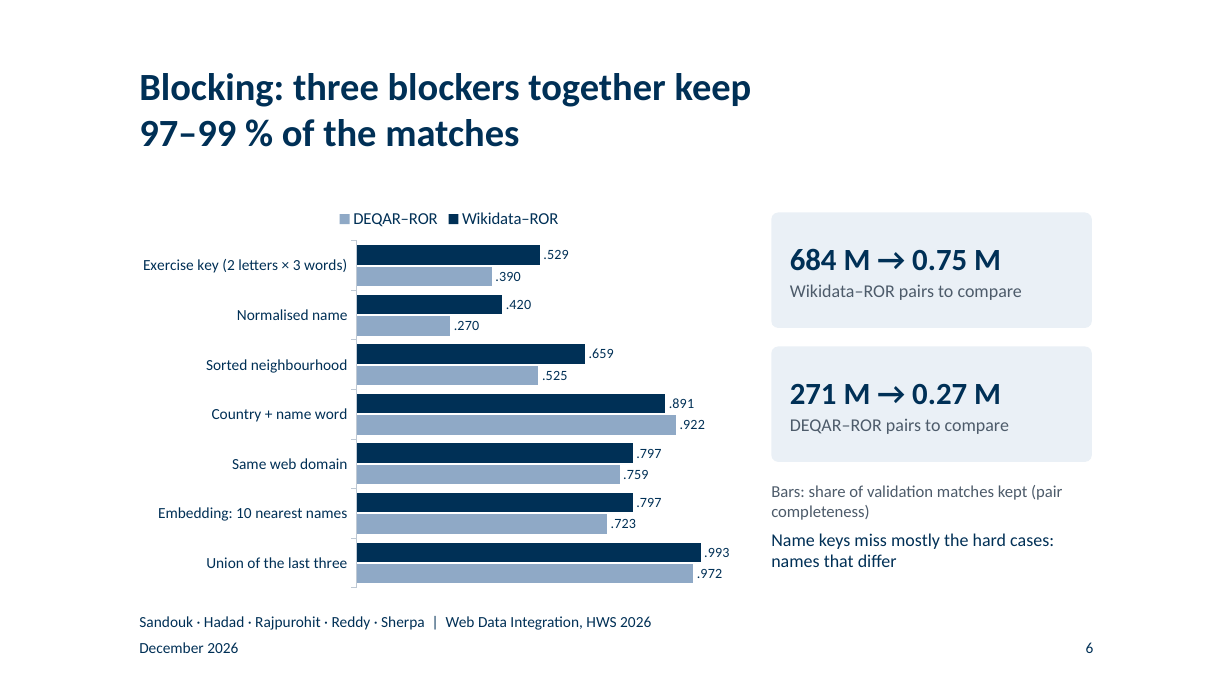
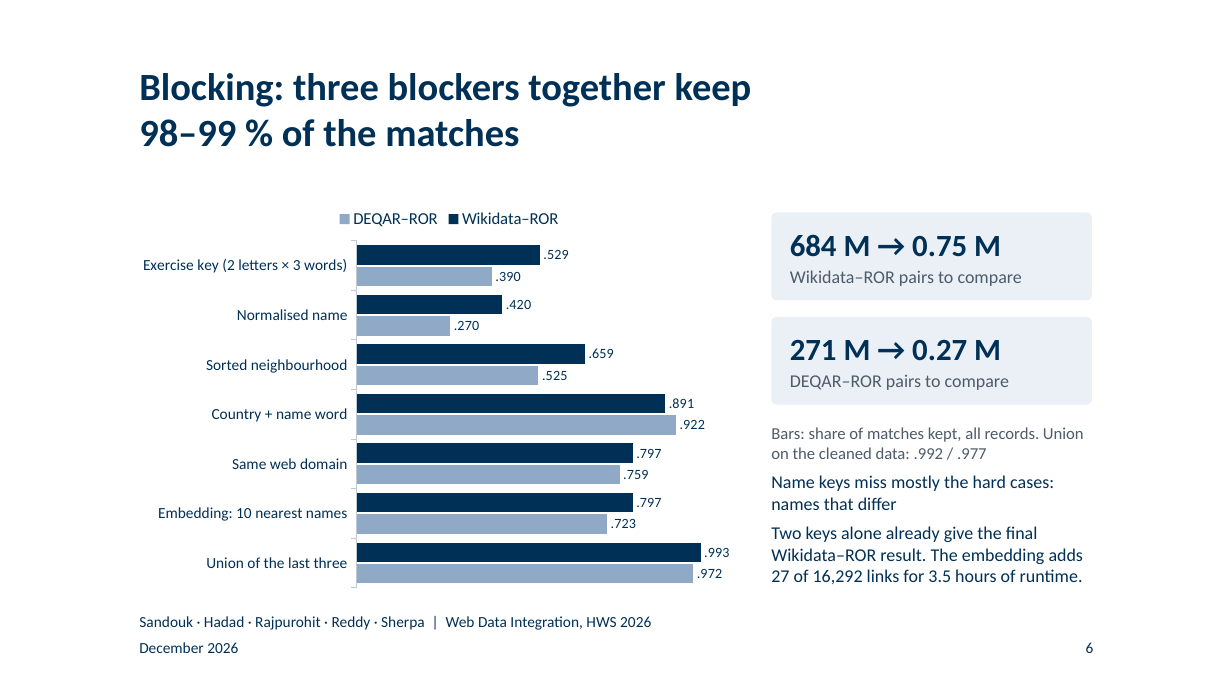
Before and after one commit to BlackSamuron0305/Web-Data-Integration-Project-HWS2026, a slide deck: slide 6 of submission/final-presentation/final_presentation.pptx. Drawn at 1232x693 pixels with LibreOffice and Linux fonts; fonts in the diff are those of the drawing; background and template pictures are left out. Boxes give left, top, right and bottom in pixels: in the first picture for what was removed or moved away, otherwise in the second. Text is boxed around its words. In the diff, an @@ line names an element or a change of style, - is before the commit and + after.

```diff
--- a/submission/final-presentation/final_presentation.pptx
+++ b/submission/final-presentation/final_presentation.pptx
@@ title at [139, 73, 752, 147]: text changed @@
-Blocking: three blockers together keep 97–99 % of the matches
+Blocking: three blockers together keep 98–99 % of the matches
@@ rounded rectangle: place and size @@
-rounded rectangle at [771, 212, 1092, 328]
+rounded rectangle at [771, 212, 1092, 300]
@@ text "684 M → 0.75 M": place and size @@
-text "684 M → 0.75 M" at [790, 248, 1022, 300]
+text "684 M → 0.75 M" at [790, 234, 1022, 286]
@@ rounded rectangle: place and size @@
-rounded rectangle at [771, 346, 1092, 462]
+rounded rectangle at [771, 317, 1092, 405]
@@ text "271 M → 0.27 M": place and size @@
-text "271 M → 0.27 M" at [790, 383, 1009, 434]
+text "271 M → 0.27 M" at [790, 339, 1009, 390]
@@ text at [771, 427, 1084, 459]: text changed @@
-Bars: share of validation matches kept (pair completeness)
+Bars: share of matches kept, all records. Union on the cleaned data: .992 / .977
@@ text "Bars: share of matches kept, ...": place and size @@
-text "Bars: share of matches kept, ..." at [771, 485, 1062, 567]
+text "Bars: share of matches kept, ..." at [771, 427, 1084, 584]
@@ text at [771, 526, 1083, 584]: paragraph added @@
+Two keys alone already give the final Wikidata–ROR result. The embedding adds 27 of 16,292 links for 3.5 hours of runtime.
```
Also in this commit, not shown: 15 other slides changed, 1 slide added, 16 other files.
